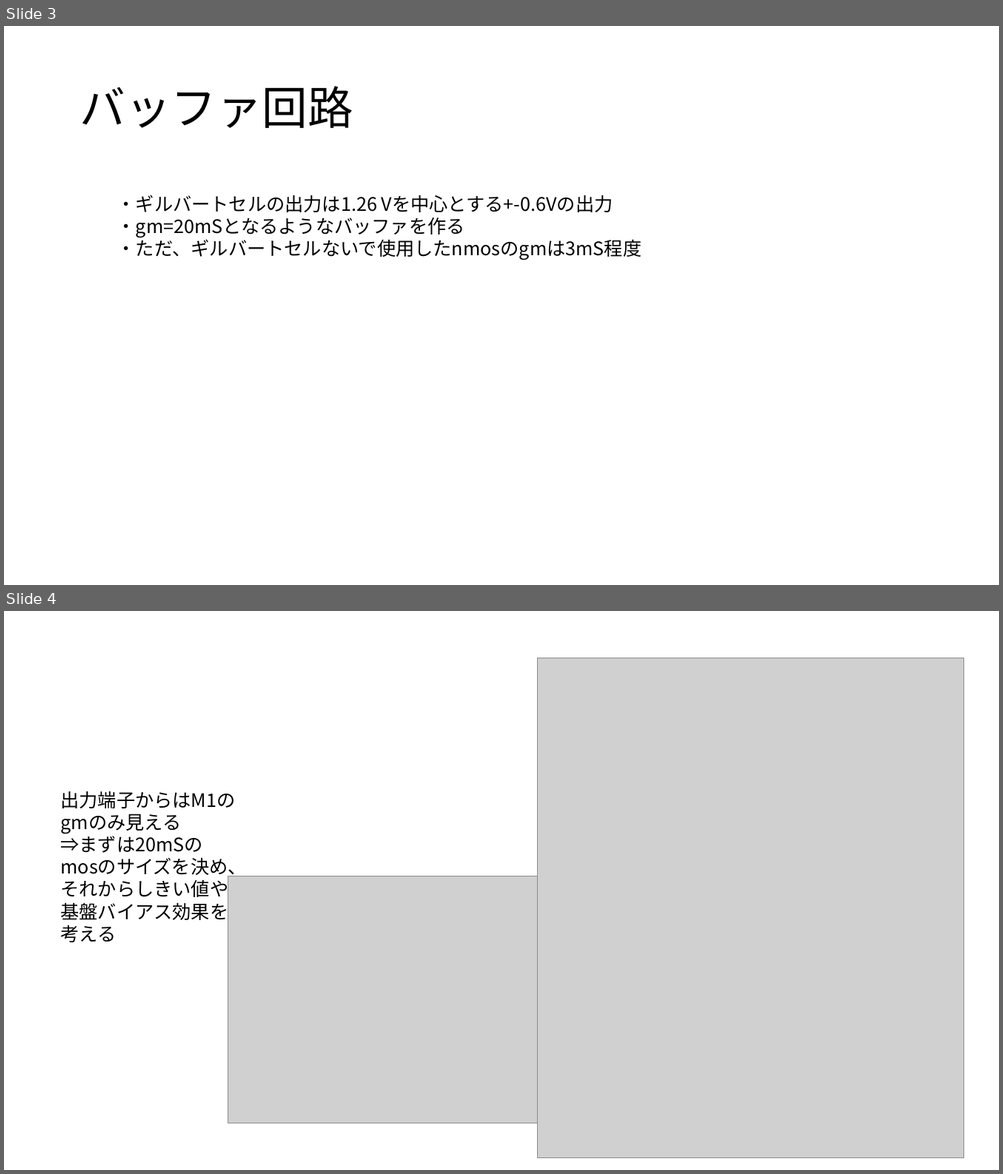
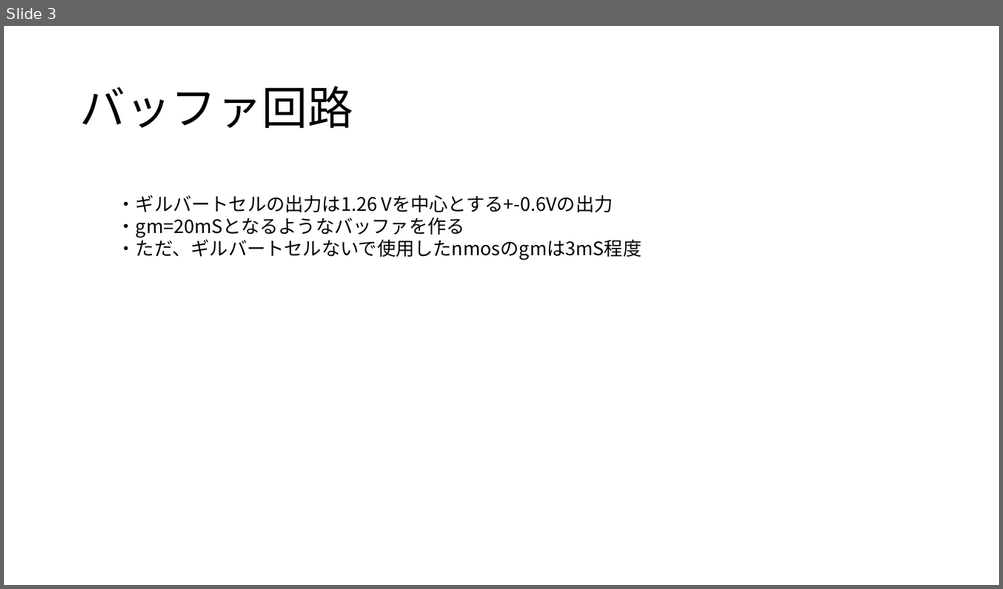
Before and after one commit to kjm-desktop10400/reserch, a slide deck: folded_gilbert/seminar/20231205/めも.pptx. Shown one above the other, each under a label of ours: slides 3 and 4 before the commit, slide 3 after it. The pictures are 1003x1174 and 1003x589 pixels, drawn with LibreOffice and Linux fonts; fonts in the diff are those of the drawing; grey boxes stand for pictures. Boxes give left, top, right and bottom in pixels: in the first picture for what was removed or moved away, otherwise in the second. Text is boxed around its words. In the diff, an @@ line names an element or a change of style, - is before the commit and + after.

```diff
--- a/folded_gilbert/seminar/20231205/めも.pptx
+++ b/folded_gilbert/seminar/20231205/めも.pptx
@@ slide 4 removed at (x1=4, y1=611, x2=999, y2=1170), background #FFFFFF @@
@@ picture removed at (x1=538, y1=658, x2=964, y2=1158) @@
@@ text removed at (x1=60, y1=792, x2=246, y2=943) @@
-出力端子からはM1のgmのみ見える
-⇒まずは20mSのmosのサイズを決め、それからしきい値や基盤バイアス効果を考える
@@ picture removed at (x1=228, y1=877, x2=580, y2=1124) @@
```
Also in this commit, not shown: 1 slide changed, 3 slides added, 1 other slide removed, 14 other files.
